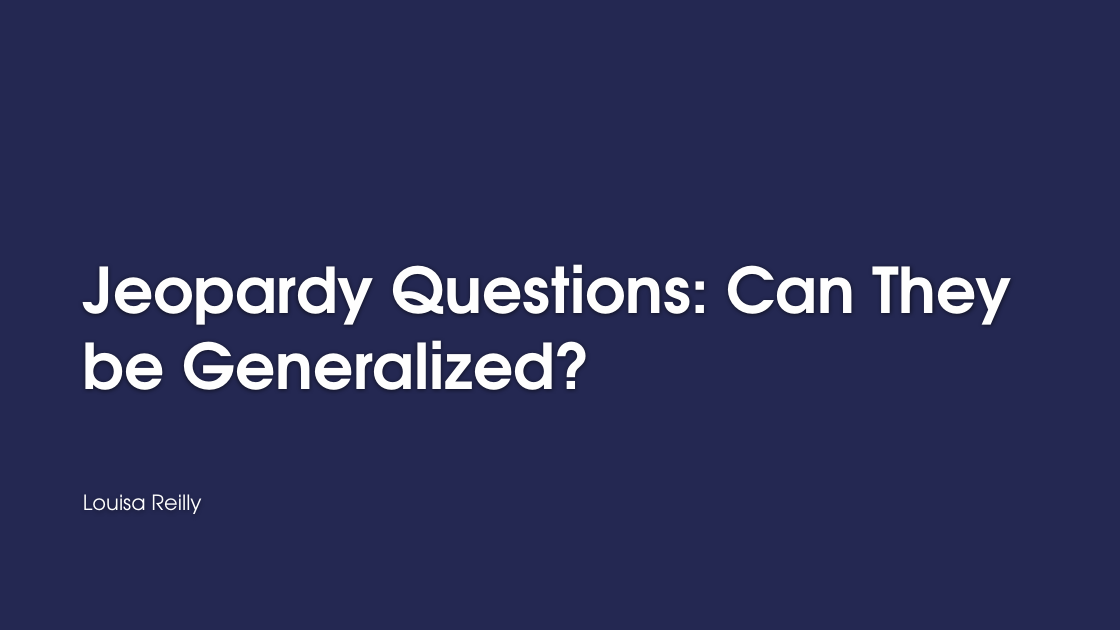
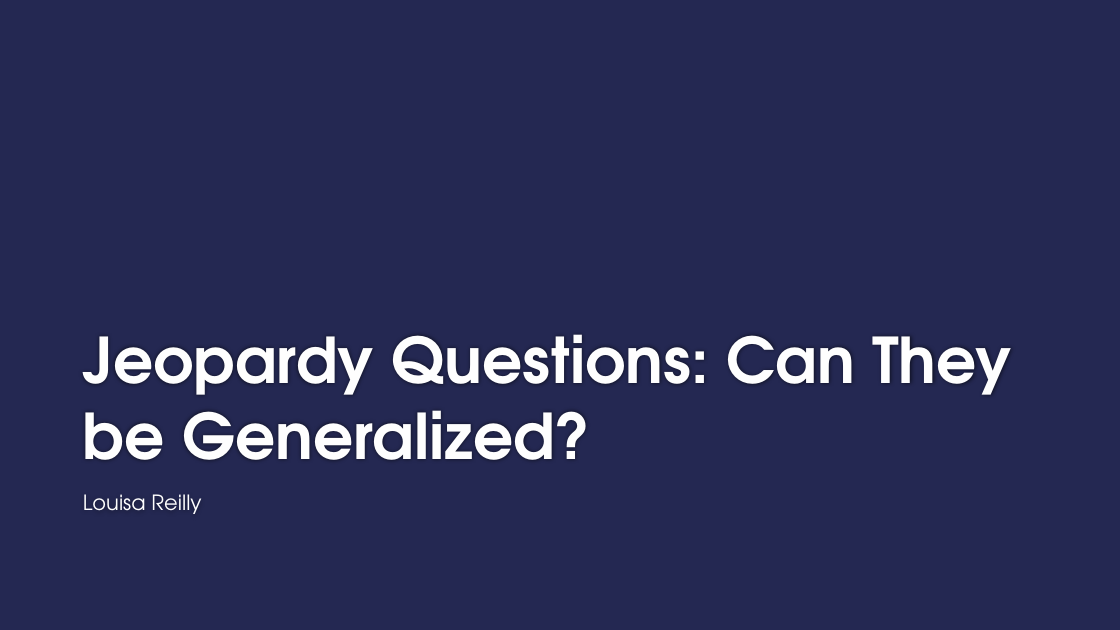
Before and after one commit to geeselouise/jeopardy, a slide deck: slide 1 of Jeopardy_Questions.pptx. Drawn at 1120x630 pixels with LibreOffice and Linux fonts; fonts in the diff are those of the drawing; background and template pictures are left out. Boxes give left, top, right and bottom in pixels: in the first picture for what was removed or moved away, otherwise in the second. Text is boxed around its words. In the diff, an @@ line names an element or a change of style, - is before the commit and + after.

```diff
--- a/Jeopardy_Questions.pptx
+++ b/Jeopardy_Questions.pptx
@@ title "Jeopardy Questions: Can They be ...": place and size @@
-title "Jeopardy Questions: Can They be ..." at <box>83,264,1011,390</box>
+title "Jeopardy Questions: Can They be ..." at <box>83,334,1011,460</box>
```
Also in this commit, not shown: 1 other slide changed, 3 slides added, 1 slide removed, 3 other files.
